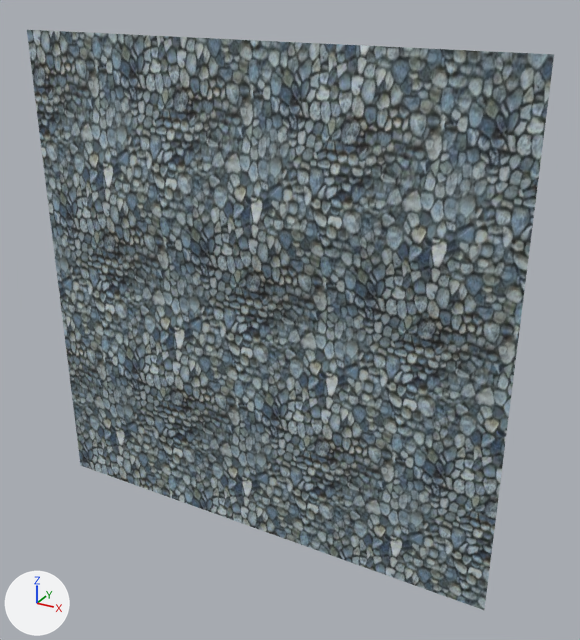
The OBJ model jcrpg/data/models/ground/ground_cave.obj: old version first, new version second.
Camera for both pictures: a camera (50 mm lens) standing at (1.49, -2.41, 1.22) and looking at (0.17, -0.01, 0.02). The axes (+X, +Y, +Z) are drawn at lower left. The lights are the same throughout. Where no turn or scale is listed for an object, it has been applied to the vertices.

The older version as bpy lines, for what is in view:
```python
me_cube = bpy.data.meshes.new('Cube')
me_cube.from_pydata(...)  # 41 vertices, 44 faces; spans x -1.0..1.0, y -0.05..0.02, z -1.0..1.0
me_cube.materials.append(mat_material_stone_jpg)  # picture img_stone_jpg
ob_cube = bpy.data.objects.new('Cube', me_cube)
ob_cube.location = (0.0, 0.0, 0.0)
```
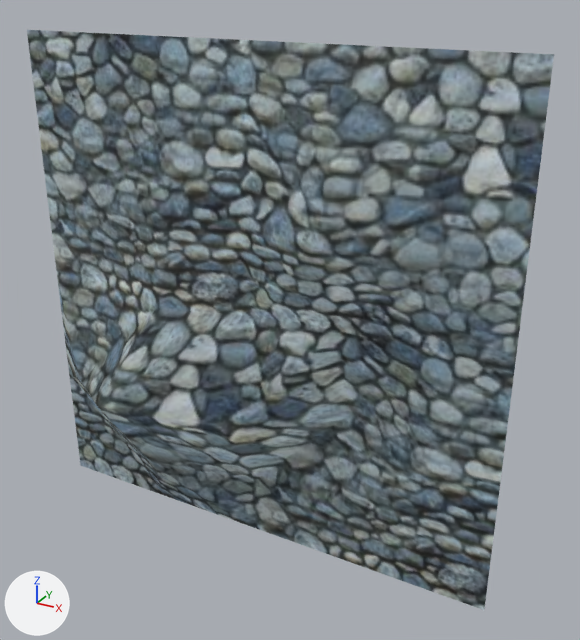
What differs and where, as boxes (x1, y1, x2, y2) in the pictures (580 x 640 px; the box of a moved part takes in the faces that stretch with it):
'Cube', reshaped, surface changed: (27, 30, 554, 610) in both
part 1 of me_cube, moved or reshaped: (57, 40, 459, 535) in both
part 2 of me_cube, surface changed: (27, 30, 554, 610) in both

Patch to the scene script:
```diff
--- a/jcrpg/data/models/ground/ground_cave.obj.py
+++ b/jcrpg/data/models/ground/ground_cave.obj.py
@@ me_cube @@
 # used by ob_cube; location = (0.0, 0.0, 0.0)
-me_cube.from_pydata(...)  # 41 vertices, 44 faces; spans x -1.0..1.0, y -0.05..0.02, z -1.0..1.0
-me_cube.vertices[25].co = (-0.38, -0.01, -0.01)  # pixel (170, 301)
-me_cube.vertices[28].co = (0.02, -0.01, -0.4)  # pixel (258, 410)
-me_cube.vertices[31].co = (0.38, -0.03, 0.74)  # pixel (344, 130)
-me_cube.vertices[33].co = (-0.78, -0.03, -0.4)  # pixel (99, 368)
-me_cube.vertices[34].co = (-0.4, 0.02, -0.73)  # pixel (179, 449)
-me_cube.vertices[37].co = (-0.36, -0.05, 0.37)  # pixel (162, 212)
-me_cube.vertices[38].co = (0.35, -0.05, 0.39)  # pixel (332, 236)
-me_cube.vertices[39].co = (-0.41, -0.03, -0.37)  # pixel (166, 381)
-me_cube.vertices[40].co = (0.37, -0.01, -0.39)  # pixel (336, 428)
+me_cube.from_pydata(...)  # 41 vertices, 44 faces; spans x -1.0..1.0, y -0.33..0.11, z -1.0..1.0
+# me_cube part 1
+me_cube.vertices[25].co = (-0.38, -0.1, -0.01)  # pixel (156, 308)
+me_cube.vertices[28].co = (0.02, -0.21, -0.4)  # pixel (230, 433)
+me_cube.vertices[31].co = (0.38, -0.09, 0.74)  # pixel (336, 134)
+me_cube.vertices[33].co = (-0.78, -0.15, -0.4)  # pixel (80, 379)
+me_cube.vertices[34].co = (-0.4, -0.15, -0.73)  # pixel (156, 467)
+me_cube.vertices[37].co = (-0.36, -0.07, 0.37)  # pixel (159, 214)
+me_cube.vertices[38].co = (0.35, -0.16, 0.39)  # pixel (317, 245)
+me_cube.vertices[39].co = (-0.53, -0.33, -0.37)  # pixel (97, 405)
+me_cube.vertices[40].co = (0.37, 0.11, -0.39)  # pixel (349, 415)
+# me_cube part 2: texture (UV) coordinates of 44 of 44 faces, centred in x -0.93..0.92, y -0.03..0.01, z -0.92..0.91, changed; they spanned u -2.13..1.01, v -1.19..0.54 and now span u 0.0..1.0, v 0.0..1.0
 me_cube.materials.append(mat_material_stone_jpg)
```
